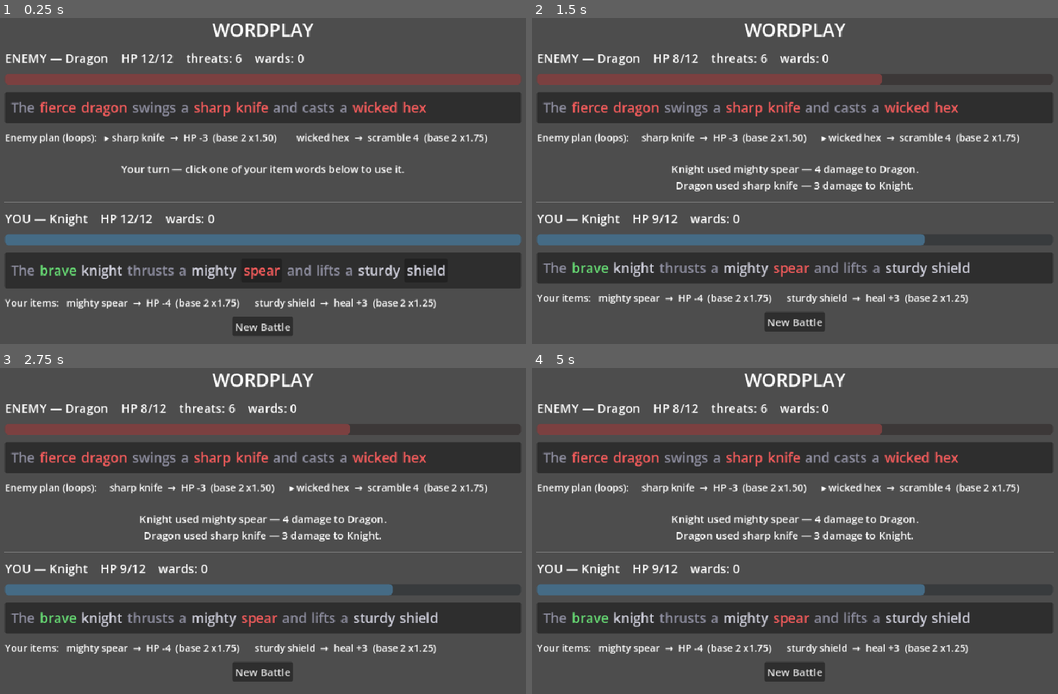
Above: before the commit, frames 1-4 (two rows, left to right).
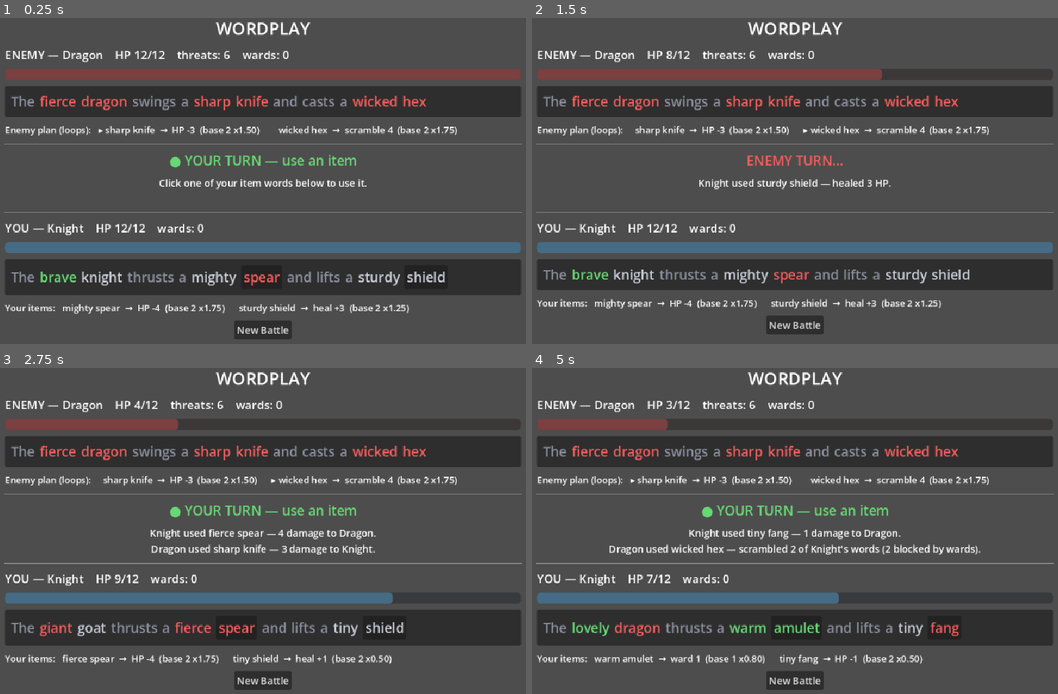
Above: after the commit, the same moments.

Repository: mattloper/wordbane
Game: Godot game, scene res://main.tscn
Two runs of this game, one before a commit and one after it. Both use one fixed random seed, a clock stepped at 60 frames per second and the inputs below.
Inputs (mouse positions are in pixels of both pictures, inside the frame that each line leads up to):
- Up to frame 1 (0.25 s): no input
- Up to frame 2 (1.5 s): click "spear" at 0.5 s; click (958, 278) at 1.25 s, where only the run after the commit has a clickable "shield"
- Up to frame 3 (2.75 s): click (236, 628) at 2 s, where only the run after the commit has a clickable "spear"
- Up to frame 4 (5 s): click (915, 628) at 2.75 s, where only the run after the commit has a clickable "shield"; click (784, 628) at 3.5 s, where only the run after the commit has a clickable "amulet"; click (937, 628) at 4.25 s, where only the run after the commit has a clickable "fang"

The runs differ from the first frame. In frame 1, 27% of the frame differs, in the area x 0-100%, y 1-99%; in frame 2, 26%; in frame 3, 28%; in frame 4, 29%.

Commit message:
Add click-to-target word randomization + turn banner; fix turn-flow stuck state; DRY scramble/item-adjective logic

Diff:
--- a/game/game_logic.gd
+++ b/game/game_logic.gd
@@ -109,13 +109,20 @@
 			return t
 	return {}
 
+## The adjective tokens modifying a given item.
+static func item_adjectives(tokens: Array, item_index: int) -> Array:
+	var key := "item:%d" % item_index
+	var adjs: Array = []
+	for t in tokens:
+		if t.get("kind", "") == KIND_ADJ and t.get("attaches", "") == key:
+			adjs.append(t)
+	return adjs
+
 ## Combined multiplier from every adjective modifying this item.
 static func item_multiplier(tokens: Array, item_index: int) -> float:
 	var mult := 1.0
-	var key := "item:%d" % item_index
-	for t in tokens:
-		if t.get("kind", "") == KIND_ADJ and t.get("attaches", "") == key:
-			mult *= float(t.get("mult", 1.0))
+	for t in item_adjectives(tokens, item_index):
+		mult *= float(t.get("mult", 1.0))
 	return mult
 
 ## Resolve an item to {type, base, mult, amount, noun}. amount = base * mult,
@@ -136,15 +143,11 @@
 
 ## "sharp knife" — adjective(s) + the item noun, for display.
 static func item_label(tokens: Array, item_index: int) -> String:
-	var key := "item:%d" % item_index
-	var adjs: Array = []
-	for t in tokens:
-		if t.get("kind", "") == KIND_ADJ and t.get("attaches", "") == key:
-			adjs.append(t.get("text", ""))
-	var noun: String = item_token(tokens, item_index).get("text", "?")
-	if adjs.is_empty():
-		return noun
-	return " ".join(adjs) + " " + noun
+	var words: Array = []
+	for t in item_adjectives(tokens, item_index):
+		words.append(t.get("text", ""))
+	words.append(item_token(tokens, item_index).get("text", "?"))
+	return " ".join(words)
 
 
 # --- mutation ----------------------------------------------------------------
@@ -177,28 +180,38 @@
 	return token["text"]
 
 
-## Scramble up to `count` of a fighter's editable words, honoring its wards.
-## Returns {scrambled: [token_index...], blocked: int}.
+## Scramble up to `count` random editable words (used for auto-targeted attacks,
+## e.g. the enemy AI). Returns {scrambled: [token_index...], blocked: int}.
 static func scramble_words(target: Dictionary, count: int, pools: Dictionary, rng: RandomNumberGenerator) -> Dictionary:
 	var pool: Array = editable_indices(target.tokens)
 	var scrambled: Array = []
 	var blocked := 0
 	var done := 0
-	while done < count:
-		if int(target.wards) > 0:
-			target.wards = int(target.wards) - 1
+	while done < count and not pool.is_empty():
+		var token_index: int = pool.pop_at(rng.randi_range(0, pool.size() - 1))
+		var r := scramble_one(target, token_index, pools, rng)
+		if r.get("blocked", false):
 			blocked += 1
-			done += 1
-			continue
-		if pool.is_empty():
-			break
-		var pick := rng.randi_range(0, pool.size() - 1)
-		var token_index: int = pool[pick]
-		pool.remove_at(pick)
-		if reroll_token(target.tokens[token_index], pools, rng) != "":
+		elif r.get("ok", false):
 			scrambled.append(token_index)
 		done += 1
 	return {"scrambled": scrambled, "blocked": blocked}
+
+
+## Scramble one specific token (player-chosen target), honoring the owner's wards.
+## Returns {ok, blocked, text}. ok=false if the token isn't editable.
+static func scramble_one(target: Dictionary, token_index: int, pools: Dictionary, rng: RandomNumberGenerator) -> Dictionary:
+	var tokens: Array = target.tokens
+	if token_index < 0 or token_index >= tokens.size():
+		return {"ok": false}
+	var tok: Dictionary = tokens[token_index]
+	if not (tok.get("kind", "") in EDITABLE_KINDS):
+		return {"ok": false}
+	if int(target.wards) > 0:
+		target.wards = int(target.wards) - 1
+		return {"ok": true, "blocked": true, "text": tok.get("text", "")}
+	var word := reroll_token(tok, pools, rng)
+	return {"ok": true, "blocked": false, "text": word}
 
 
 ## Apply one item from `attacker` (offensive items hit `defender`, defensive
--- a/game/main.gd
+++ b/game/main.gd
@@ -4,13 +4,19 @@
 ## subject noun, found by syntax at build time) and *items* (its other nouns).
 ## Owners deal no damage; items do. Adjectives multiply their item's effect.
 ##
-## Your turn: click one of YOUR item words to use it. The enemy cycles through
-## its items in a fixed, telegraphed order (you always see what's coming next).
-## Win by reducing the enemy to 0 HP *or* pacifying it (no negative words left);
-## lose if your HP hits 0.
+## Your turn: click one of YOUR item words to use it. If it's a word-attack item,
+## you then click which ENEMY word(s) to randomize. The enemy cycles through its
+## items in a fixed, telegraphed order. Win by reducing the enemy to 0 HP *or*
+## pacifying it (no negative words left); lose if your HP hits 0.
 extends Control
 
 const BANK_PATH := "res://data/word_bank.json"
+
+# Interaction states.
+const ST_CHOOSE := "choose"   # your turn: pick one of your items
+const ST_TARGET := "target"   # picking which enemy word(s) to randomize
+const ST_BUSY := "busy"       # enemy acting / animating
+const ST_OVER := "over"       # battle finished
 
 const COLOR_POSITIVE := Color(0.40, 0.85, 0.45)
 const COLOR_NEGATIVE := Color(0.96, 0.36, 0.36)
@@ -23,10 +29,14 @@
 
 var _player: Dictionary = {}
 var _enemy: Dictionary = {}
-var _state := "player"  # "player" | "busy" | "over"
+var _state := ST_CHOOSE
 var _player_msg := ""
+var _pending_targets := 0
+var _pending_label := ""
+var _battle_id := 0  # bumped each New Battle; guards stale timer coroutines
 
 # UI nodes.
+var _banner: Label
 var _enemy_header: Label
 var _enemy_hp: ProgressBar
 var _enemy_row: HFlowContainer
@@ -70,48 +80,52 @@
 	add_child(margin)
 
 	var col := VBoxContainer.new()
-	col.add_theme_constant_override("separation", 12)
+	col.add_theme_constant_override("separation", 10)
 	margin.add_child(col)
 
-	var title := _label("WORDPLAY", 30)
+	var title := _label("WORDPLAY", 28)
 	title.horizontal_alignment = HORIZONTAL_ALIGNMENT_CENTER
 	col.add_child(title)
 
 	# Enemy block.
-	_enemy_header = _label("", 20)
+	_enemy_header = _label("", 19)
 	col.add_child(_enemy_header)
 	_enemy_hp = _hp_bar(Color(0.85, 0.30, 0.30))
 	col.add_child(_enemy_hp)
 	_enemy_row = _word_row()
 	col.add_child(_panel(_enemy_row))
-	_telegraph = _label("", 16)
+	_telegraph = _label("", 15)
 	_telegraph.autowrap_mode = TextServer.AUTOWRAP_WORD_SMART
 	col.add_child(_telegraph)
 
 	col.add_child(_separator())
 
-	_status = _label("", 17)
+	# Turn banner + message log.
+	_banner = _label("", 22)
+	_banner.horizontal_alignment = HORIZONTAL_ALIGNMENT_CENTER
+	col.add_child(_banner)
+	_status = _label("", 16)
 	_status.horizontal_alignment = HORIZONTAL_ALIGNMENT_CENTER
 	_status.autowrap_mode = TextServer.AUTOWRAP_WORD_SMART
-	_status.custom_minimum_size = Vector2(0, 52)
+	_status.custom_minimum_size = Vector2(0, 48)
 	col.add_child(_status)
 
 	col.add_child(_separator())
 
 	# Player block.
-	_player_header = _label("", 20)
+	_player_header = _label("", 19)
 	col.add_child(_player_header)
 	_player_hp = _hp_bar(Color(0.35, 0.70, 0.95))
 	col.add_child(_player_hp)
 	_player_row = _word_row()
 	col.add_child(_panel(_player_row))
-	_player_items = _label("", 16)
+	_player_items = _label("", 15)
 	_player_items.autowrap_mode = TextServer.AUTOWRAP_WORD_SMART
 	col.add_child(_player_items)
 
 	var restart := Button.new()
 	restart.text = "New Battle"
-	restart.add_theme_font_size_override("font_size", 17)
+	restart.add_theme_font_size_override("font_size", 16)
 	restart.pressed.connect(_new_game)
 	var center := CenterContainer.new()
 	center.add_child(restart)
@@ -162,11 +176,13 @@
 	if enemy_t.is_empty() or player_t.is_empty():
 		_status.text = "Word bank is missing player/enemy characters."
 		return
+	_battle_id += 1
 	_enemy = GameLogic.make_fighter(enemy_t)
 	_player = GameLogic.make_fighter(player_t)
-	_state = "player"
+	_state = ST_CHOOSE
 	_player_msg = ""
-	_status.text = "Your turn — click one of your item words below to use it."
+	_pending_targets = 0
+	_status.text = "Click one of your item words below to use it."
 	_refresh()
 
 
@@ -182,28 +198,61 @@
 	_player_header.text = "YOU — %s    HP %d/%d    wards: %d" % [
 		_player.name, _player.hp, _player.max_hp, _player.wards]
 
-	_render_words(_enemy_row, _enemy.tokens, false)
-	_render_words(_player_row, _player.tokens, _state == "player")
-
+	_render_words(_enemy_row, _enemy.tokens,
+		"target" if _state == ST_TARGET else "none")
+	_render_words(_player_row, _player.tokens,
+		"items" if _state == ST_CHOOSE else "none")
+
+	_banner.text = _banner_text()
+	_banner.add_theme_color_override("font_color", _banner_color())
 	_telegraph.text = _telegraph_text()
 	_player_items.text = _player_items_text()
 
 
-## Render a sentence. When `clickable`, item nouns become Buttons that use them.
-func _render_words(row: HFlowContainer, tokens: Array, clickable: bool) -> void:
+func _banner_text() -> String:
+	match _state:
+		ST_CHOOSE: return "● YOUR TURN — use an item"
+		ST_TARGET: return "◎ PICK A TARGET — click %d enemy word(s)" % _pending_targets
+		ST_BUSY: return "ENEMY TURN…"
+		ST_OVER: return "GAME OVER"
+	return ""
+
+
+func _banner_color() -> Color:
+	match _state:
+		ST_CHOOSE: return COLOR_POSITIVE
+		ST_TARGET: return Color(1.0, 0.85, 0.3)
+		ST_BUSY: return COLOR_NEGATIVE
+		_: return COLOR_NEUTRAL
+
+
+## Render a sentence. mode: "items" (player item buttons),
+## "target" (enemy word buttons), or "none" (all labels).
+func _render_words(row: HFlowContainer, tokens: Array, mode: String) -> void:
 	for c in row.get_children():
 		c.queue_free()
-	for t in tokens:
-		var token: Dictionary = t
+	for i in range(tokens.size()):
+		var token: Dictionary = tokens[i]
 		var color := _sentiment_color(token)
-		if clickable and token.get("kind", "") == GameLogic.KIND_ITEM:
+		var kind: String = token.get("kind", "")
+		var make_button := false
+		var cb := Callable()
+		if mode == "items" and kind == GameLogic.KIND_ITEM:
+			make_button = true
+			cb = Callable(self, "_on_player_item_pressed").bind(int(token.get("item_index", -1)))
+		elif mode == "target" and kind in GameLogic.EDITABLE_KINDS:
+			make_button = true
+			cb = Callable(self, "_on_enemy_word_pressed").bind(i)
+
+		if make_button:
 			var btn := Button.new()
 			btn.text = token.get("text", "")
 			btn.add_theme_font_size_override("font_size", 22)
 			btn.add_theme_color_override("font_color", color)
 			btn.add_theme_color_override("font_hover_color", Color.WHITE)
-			btn.tooltip_text = _item_effect_text(tokens, int(token.get("item_index", -1)))
-			btn.pressed.connect(_on_player_item_pressed.bind(int(token.get("item_index", -1))))
+			if mode == "items":
+				btn.tooltip_text = _item_effect_text(tokens, int(token.get("item_index", -1)))
+			btn.pressed.connect(cb)
 			row.add_child(btn)
 		else:
 			var lbl := Label.new()
@@ -228,30 +277,68 @@
 
 
 func _on_player_item_pressed(item_index: int) -> void:
-	if _state != "player" or item_index < 0:
-		return
-	_state = "busy"
+	if _state != ST_CHOOSE or item_index < 0:
+		return
+	var power := GameLogic.item_power(_player.tokens, item_index)
+	if power.get("type", "") == GameLogic.WORD_ATTACK:
+		# Enter targeting mode: player clicks which enemy words to randomize.
+		_pending_targets = int(power.amount)
+		_pending_label = GameLogic.item_label(_player.tokens, item_index)
+		_state = ST_TARGET
+		_refresh()
+		_status.text = "%s readies %s — click an enemy word to randomize it." % [
+			_player.name, _pending_label]
+		return
+	# Non-targeted items (HP attack, defenses) resolve immediately.
 	var res := GameLogic.apply_item(_player, _enemy, item_index, _pools, _rng)
 	_player_msg = _describe(_player.name, res, _enemy.name)
-	_status.text = _player_msg
+	await _finish_player_action()
+
+
+func _on_enemy_word_pressed(token_index: int) -> void:
+	if _state != ST_TARGET:
+		return
+	var r := GameLogic.scramble_one(_enemy, token_index, _pools, _rng)
+	if not r.get("ok", false):
+		return
+	_pending_targets -= 1
+	var note := ("blocked by %s's ward!" % _enemy.name) if r.get("blocked", false) \
+		else ("→ randomized to '%s'." % r.get("text", ""))
 	_refresh()
 	if _check_end():
 		return
+	var no_targets: bool = GameLogic.editable_indices(_enemy.tokens).is_empty()
+	if _pending_targets <= 0 or no_targets:
+		_player_msg = "%s used %s (%s)" % [_player.name, _pending_label, note]
+		await _finish_player_action()
+	else:
+		_status.text = "%s  Click %d more enemy word(s)." % [note, _pending_targets]
+
+
+func _finish_player_action() -> void:
+	var id := _battle_id
+	_status.text = _player_msg
+	_state = ST_BUSY
+	_refresh()
+	if _check_end():
+		return
 	await get_tree().create_timer(0.55).timeout
+	if id != _battle_id:
+		return  # a New Battle started during the pause; abandon this coroutine
 	_enemy_turn()
 
 
 func _enemy_turn() -> void:
-	if _state == "over":
+	if _state == ST_OVER:
 		return
 	var idx := GameLogic.next_item_index(_enemy)
 	var res := GameLogic.apply_item(_enemy, _player, idx, _pools, _rng)
 	GameLogic.advance_cycle(_enemy)
 	_status.text = _player_msg + "\n" + _describe(_enemy.name, res, _player.name)
+	if _check_end():
+		return
+	_state = ST_CHOOSE
 	_refresh()
-	if _check_end():
-		return
-	_state = "player"
 
 
 func _check_end() -> bool:
@@ -268,7 +355,7 @@
 
 
 func _end(msg: String) -> void:
-	_state = "over"
+	_state = ST_OVER
 	_status.text = msg + "\nPress New Battle to play again."
 	_refresh()
 
@@ -321,8 +408,7 @@
 
 
 func _player_items_text() -> String:
-	var order: Array = _player.item_order
 	var parts: Array = []
-	for item_index in order:
+	for item_index in _player.item_order:
 		parts.append(_item_effect_text(_player.tokens, item_index))
 	return "Your items:   " + "      ".join(parts)
Not shown, added: game/_sim.gd.uid
